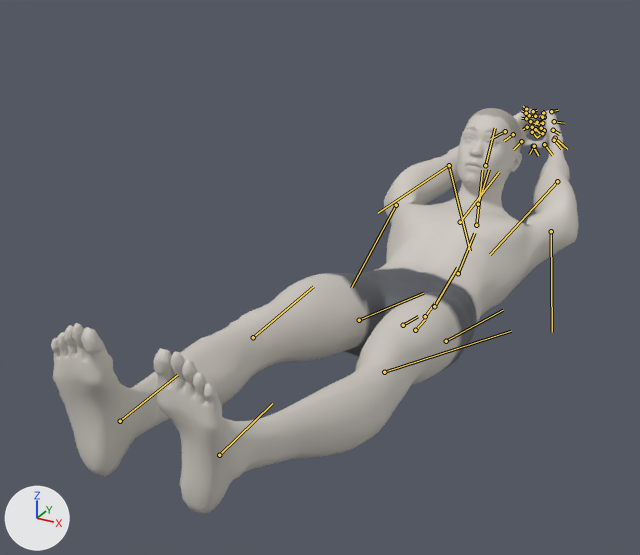
The glTF model exports/hollow-hold.glb: old version first, new version second.
Both versions are drawn from a camera (50 mm lens) standing at (0.735, -1.74, 1.115) and looking at (-0.183, -0.071, 0.28). The axes (+X, +Y, +Z) are drawn at lower left. The lights are the same throughout. The first picture is the older version. Both versions are drawn at frame 84 of the action 'hollow-hold'; the numbers are the values there. The bones that change, and the others that lie on the model, are drawn over the model as lines.
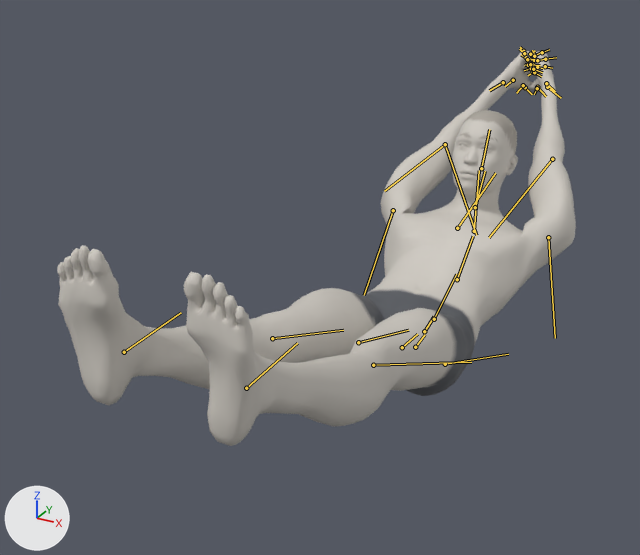
Changed parts and their boxes [x1, y1, x2, y2] in the pictures (640 x 555 px):
'Mesh_0', posed: before [51, 108, 578, 514]; after [57, 50, 576, 446]
bone 'pelvis', root to tip: before (403, 325) to (418, 316); after (402, 347) to (417, 334)
bone 'upperarm_l', root to tip: before (551, 231) to (552, 332); after (548, 237) to (555, 338)
bone 'upperarm_r', root to tip: before (396, 205) to (351, 287); after (393, 210) to (364, 295)
bone 'thigh_l', root to tip: before (446, 341) to (503, 310); after (445, 364) to (508, 354)
bone 'calf_l', root to tip: before (384, 372) to (511, 331); after (373, 365) to (471, 362)
bone 'foot_l', root to tip: before (219, 455) to (272, 403); after (246, 388) to (297, 343)
bone 'thigh_r', root to tip: before (359, 320) to (423, 293); after (358, 342) to (408, 330)
bone 'calf_r', root to tip: before (253, 337) to (313, 286); after (272, 338) to (343, 330)
bone 'foot_r', root to tip: before (120, 421) to (177, 375); after (124, 352) to (181, 312)

The change, as a diff of the scene's bpy script:
```diff
--- a/exports/hollow-hold.glb.py
+++ b/exports/hollow-hold.glb.py
@@ bone_pelvis @@
 bone_pelvis = bpy.data.objects['Body'].pose.bones['pelvis']  # child of 'Root'
-bone_pelvis.location = (-0.012, -0.813, 0.0)
-bone_pelvis.rotation_quaternion = (0.641, 0.0, 0.0, 0.767)  # degrees (0, 0, 100)
+bone_pelvis.location = (-0.011, -0.873, 0.0)
+bone_pelvis.rotation_quaternion = (0.686, 0.0, 0.0, 0.728)  # degrees (0, 0, 93)
@@ bone_upperarm_l @@
 bone_upperarm_l = bpy.data.objects['Body'].pose.bones['upperarm_l']  # child of 'clavicle_l'
-bone_upperarm_l.rotation_quaternion = (0.131, 0.695, -0.138, 0.694)  # degrees (69, -91, 89)
+bone_upperarm_l.rotation_quaternion = (0.22, 0.671, -0.227, 0.671)  # degrees (69, -91, 74)
@@ bone_upperarm_r @@
 bone_upperarm_r = bpy.data.objects['Body'].pose.bones['upperarm_r']  # child of 'clavicle_r'
-bone_upperarm_r.rotation_quaternion = (0.131, -0.695, 0.138, 0.694)  # degrees (-69, 91, 89)
+bone_upperarm_r.rotation_quaternion = (0.22, -0.671, 0.227, 0.671)  # degrees (-69, 91, 74)
@@ bone_thigh_l @@
 bone_thigh_l = bpy.data.objects['Body'].pose.bones['thigh_l']  # child of 'pelvis'
-bone_thigh_l.rotation_quaternion = (1.0, -0.005, 0.0, 0.027)  # degrees (-1, 0, 3)
+bone_thigh_l.rotation_quaternion = (0.987, -0.042, -0.008, 0.154)  # degrees (-5, 0, 18)
@@ bone_calf_l @@
 bone_calf_l = bpy.data.objects['Body'].pose.bones['calf_l']  # child of 'thigh_l'
-bone_calf_l.rotation_quaternion = (0.994, -0.112, 0.003, -0.019)  # degrees (-13, 0, -2)
+bone_calf_l.rotation_quaternion = (1.0, -0.018, 0.0, 0.021)  # degrees (-2, 0, 2)
@@ bone_foot_l @@
 bone_foot_l = bpy.data.objects['Body'].pose.bones['foot_l']  # child of 'calf_l'
-bone_foot_l.rotation_quaternion = (0.986, 0.114, -0.002, -0.123)  # degrees (13, 1, -14)
+bone_foot_l.rotation_quaternion = (0.973, 0.055, -0.003, -0.223)  # degrees (6, 1, -26)
@@ bone_thigh_r @@
 bone_thigh_r = bpy.data.objects['Body'].pose.bones['thigh_r']  # child of 'pelvis'
-bone_thigh_r.rotation_quaternion = (1.0, 0.005, 0.0, 0.027)  # degrees (1, 0, 3)
+bone_thigh_r.rotation_quaternion = (0.987, 0.042, 0.008, 0.154)  # degrees (5, 0, 18)
@@ bone_calf_r @@
 bone_calf_r = bpy.data.objects['Body'].pose.bones['calf_r']  # child of 'thigh_r'
-bone_calf_r.rotation_quaternion = (0.994, 0.112, -0.003, -0.019)  # degrees (13, 0, -2)
+bone_calf_r.rotation_quaternion = (1.0, 0.018, 0.0, 0.021)  # degrees (2, 0, 2)
@@ bone_foot_r @@
 bone_foot_r = bpy.data.objects['Body'].pose.bones['foot_r']  # child of 'calf_r'
-bone_foot_r.rotation_quaternion = (0.986, -0.114, 0.002, -0.123)  # degrees (-13, -1, -14)
+bone_foot_r.rotation_quaternion = (0.973, -0.055, 0.003, -0.223)  # degrees (-6, -1, -26)
```
